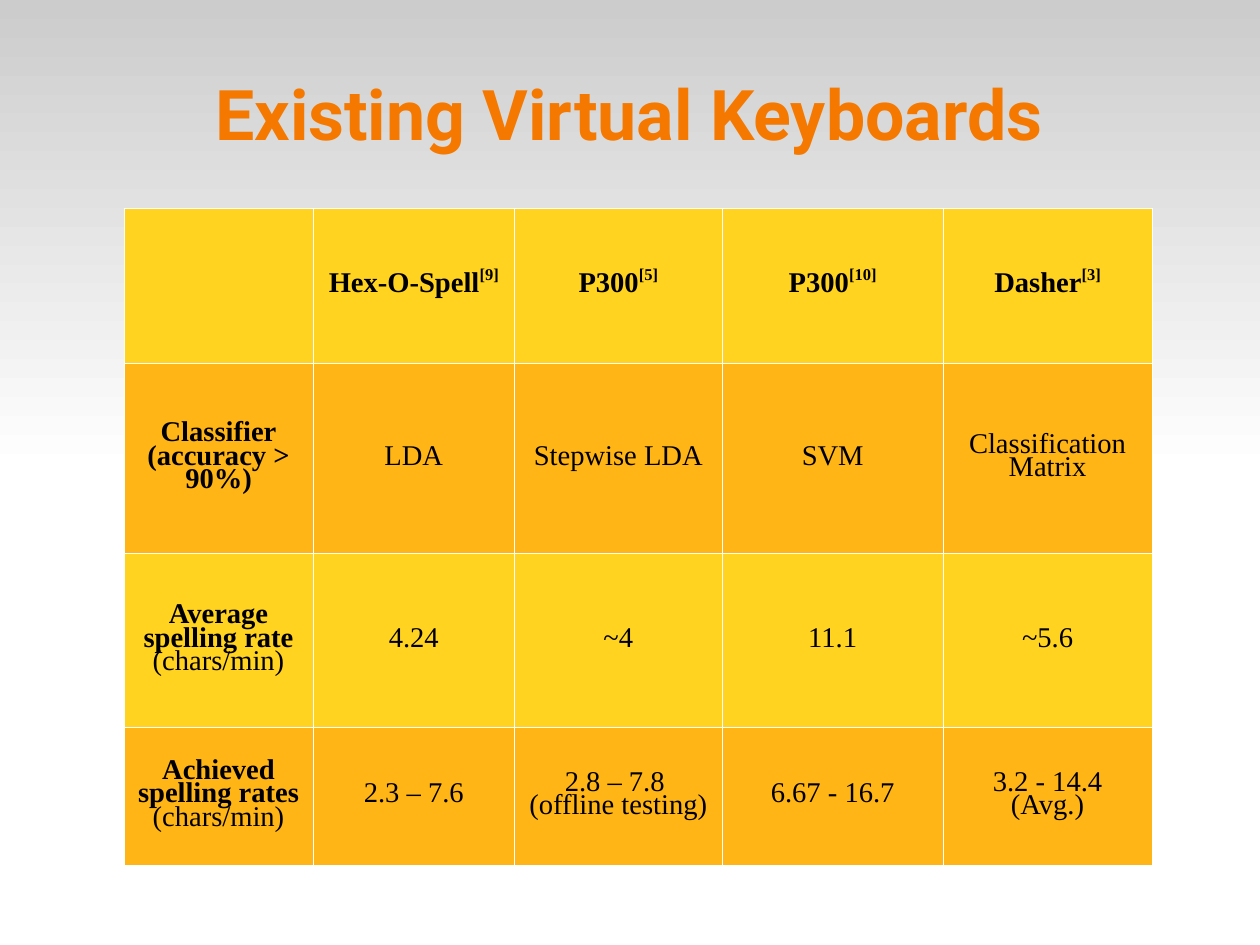
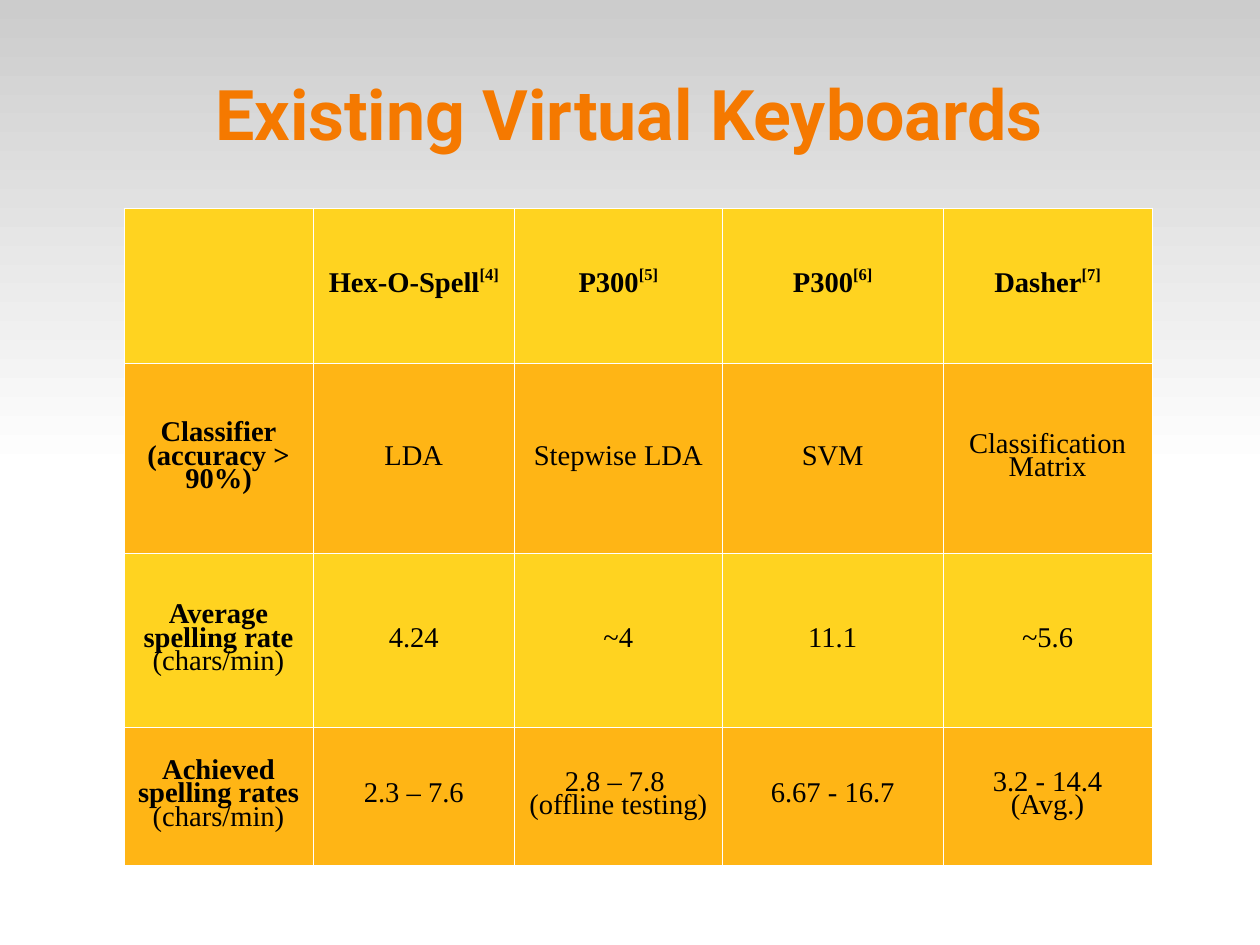
Before and after one commit to abdullah38rcc/BCI-Virtual-Keyboard, a slide deck: slide 10 of master's/docs/virtKey.ppt. Drawn at 1260x945 pixels with LibreOffice and Linux fonts; fonts in the diff are those of the drawing. Boxes give left, top, right and bottom in pixels: in the first picture for what was removed or moved away, otherwise in the second. Text is boxed around its words. In the diff, an @@ line names an element or a change of style, - is before the commit and + after.

```diff
--- a/master's/docs/virtKey.ppt
+++ b/master's/docs/virtKey.ppt
@@ table at box(123, 208, 1153, 866) @@
-row 1:  | Hex-O-Spell[9] | P300[5] | P300[10] | Dasher[3]
+row 1:  | Hex-O-Spell[4] | P300[5] | P300[6] | Dasher[7]
```
Also in this commit, not shown: 8 other slides changed, 1 slide added, 1 slide removed.
